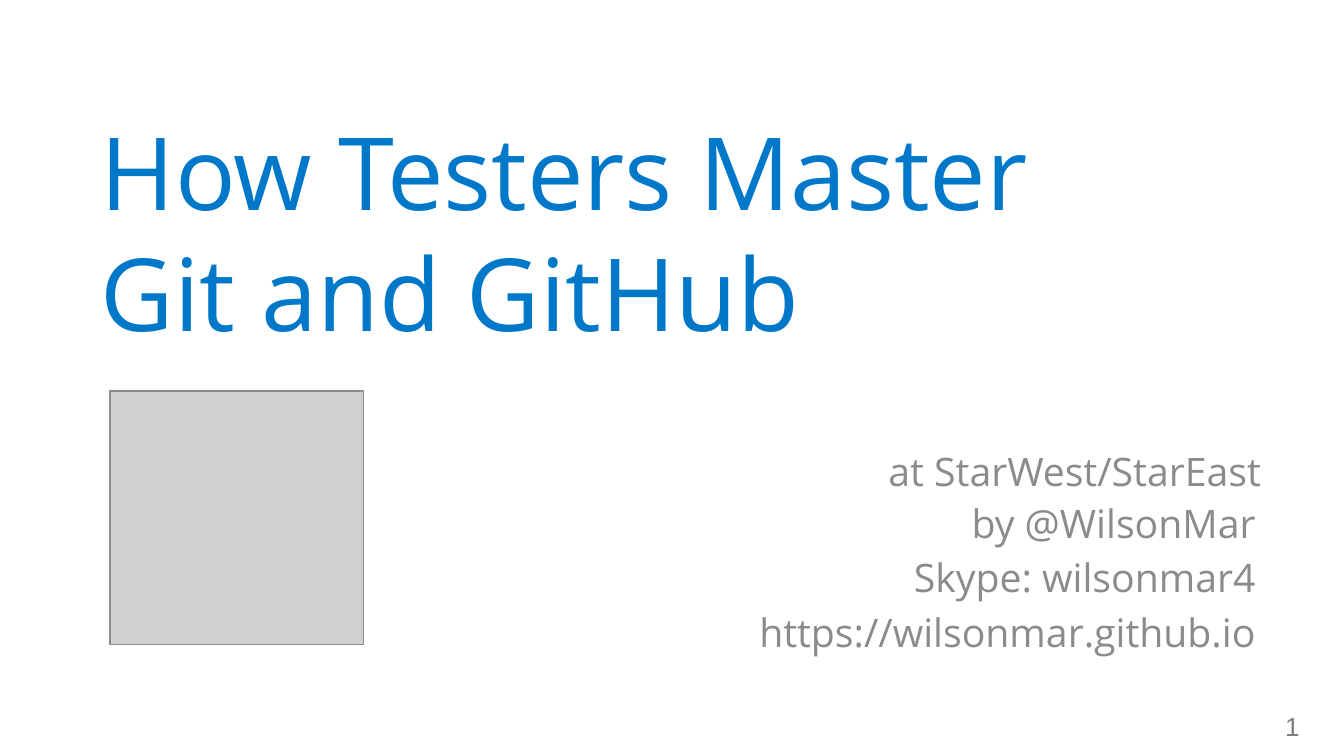
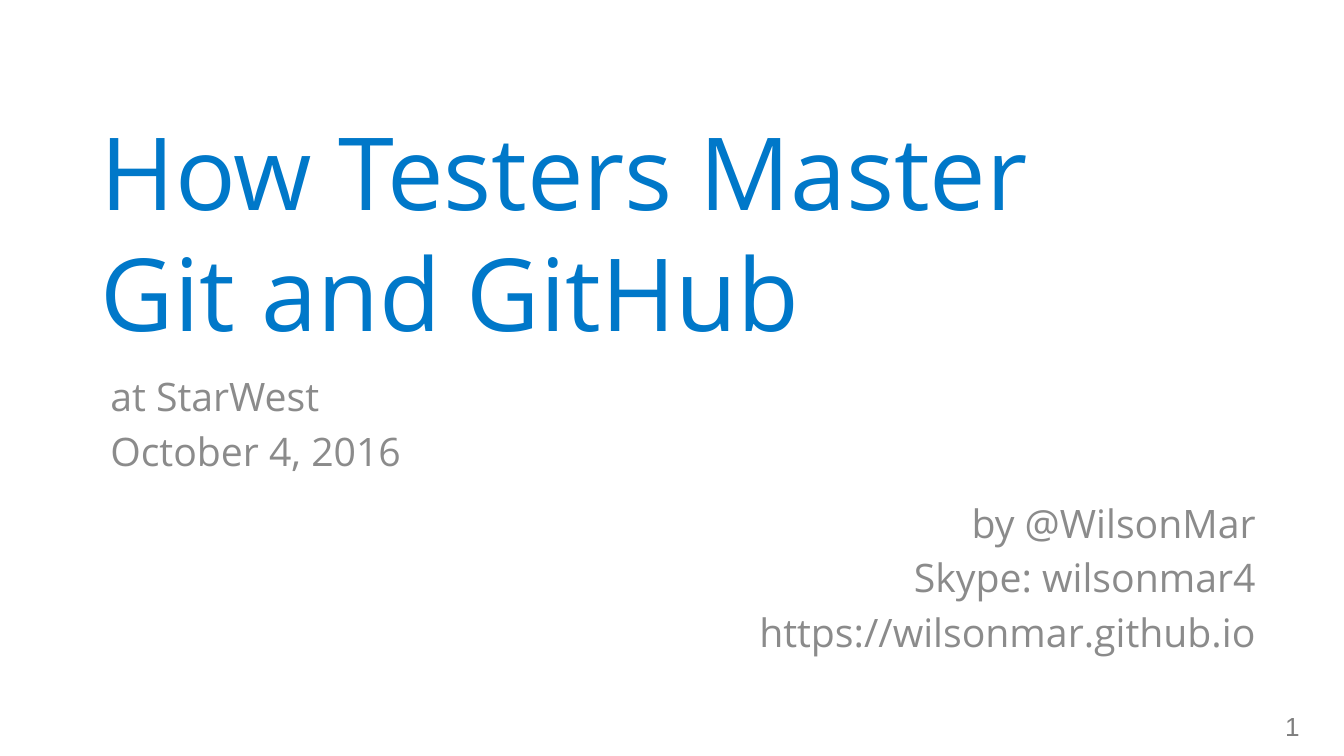
Before and after one commit to rkuma183/wilsonmar.github.io, a slide deck: slide 1 of fig/Git_with_Github_v79_2016.09.08a_wm.pptx. Drawn at 1344x756 pixels with LibreOffice and Linux fonts; fonts in the diff are those of the drawing; grey boxes stand for pictures. Boxes give left, top, right and bottom in pixels: in the first picture for what was removed or moved away, otherwise in the second. Text is boxed around its words. In the diff, an @@ line names an element or a change of style, - is before the commit and + after.

```diff
--- a/fig/Git_with_Github_v79_2016.09.08a_wm.pptx
+++ b/fig/Git_with_Github_v79_2016.09.08a_wm.pptx
@@ subtitle at (110, 382, 401, 471): text changed @@
-at StarWest/StarEast
+at StarWest
+October 4, 2016
@@ picture removed at (110, 391, 364, 645) @@
```
Also in this commit, not shown: 1 other file.
